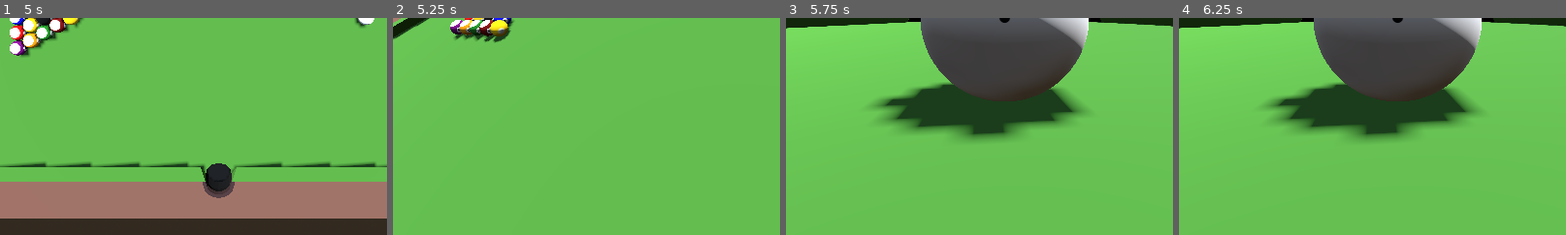
Above: before the commit, frames 1-4 (left to right).
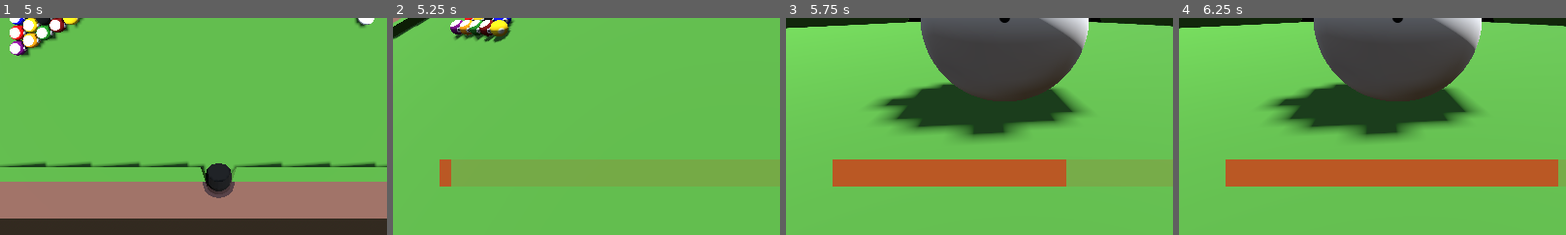
Above: after the commit, the same moments.

Repository: agrech4/Pool
Game: Godot game, scene res://Scenes/main.tscn
Two runs of this game, one before a commit and one after it. Both use one fixed random seed, a clock stepped at 60 frames per second and the inputs below.
Inputs (mouse positions are % of the whole screen's width and height, from its top left):
- Up to frame 1 (5 s): tap Enter at 0.5 s; move the mouse to (72, 45) at 0.52 s; tap S (camera_backward) at 0.6 s; tap R (reset) at 1.25, 2, 2.75, 3.5, 4.15, 4.25 s; move the mouse to (30, 55) at 1.27 s; tap Ctrl (camera_down) at 1.35 s; move the mouse to (60, 28) at 2.02 s; tap W (camera_forward) at 2.1 s; move the mouse to (45, 70) at 2.77 s; tap A (camera_left) at 2.85 s; move the mouse to (80, 65) at 3.52 s; tap D (camera_right) at 3.6 s; move the mouse to (20, 35) at 4.27 s; tap Tab (camera_switch) at 4.35 s; tap Escape (ui_cancel) at 4.9 s
- Up to frame 2 (5.25 s): move the mouse to (55, 50) at 5.02 s; tap Space (camera_up) at 5.1 s
- Up to frame 3 (5.75 s): no input
- Up to frame 4 (6.25 s): move the mouse to (35, 25) at 5.77 s; tap Up (camera_zoom_in) at 5.85 s
The pictures show only the part of the screen within x 22-72%, y 50-100%; the shares and areas given below are measured in that part.

Frame 1 is identical in both runs. In frame 2, 0.4% of the frame differs, in the area x 12-16%, y 65-78%; in frame 3, 7.6%; in frame 4, 11%, in the area x 12-98%, y 65-78%.

Commit message:
Added power meter for the shot Moved more game logic to the game manager

Diff:
--- /dev/null
+++ b/Resources/Shaders/power_bar.gdshader
@@ -0,0 +1,19 @@
+shader_type canvas_item;
+
+uniform float fill;
+
+void vertex() {
+	//
+}
+
+void fragment() {
+	if (UV.x >= fill) {
+		COLOR.a = 0.2;
+	}
+
+}
+
+//void light() {
+	// Called for every pixel for every light affecting the CanvasItem.
+	// Uncomment to replace the default light processing function with this one.
+//}
--- a/Scenes/camera.tscn
+++ b/Scenes/camera.tscn
@@ -8,7 +8,8 @@
 script = ExtResource("1_yhvq1")
 
 [node name="OverheadCam" type="Camera3D" parent="."]
-transform = Transform3D(1, 0, 0, 0, -4.37114e-08, 1, 0, -1, -4.37114e-08, 0, 5, 0)
+transform = Transform3D(1, 0, 0, 0, -4.37114e-08, 1, 0, -1, -4.37114e-08, 0, 12, 0)
+size = 15.0
 
 [node name="Target" type="Marker3D" parent="."]
 
--- a/Scenes/main.tscn
+++ b/Scenes/main.tscn
@@ -1,9 +1,14 @@
-[gd_scene load_steps=10 format=3 uid="uid://o2b51emoy8gl"]
+[gd_scene load_steps=12 format=3 uid="uid://o2b51emoy8gl"]
 
 [ext_resource type="PackedScene" uid="uid://do3vl4en578a0" path="res://Scenes/ball.tscn" id="2_8fsvv"]
 [ext_resource type="PackedScene" uid="uid://d32pdx5pi1r4g" path="res://Scenes/table.tscn" id="3_fy1fu"]
 [ext_resource type="Script" path="res://Scripts/game_manager.gd" id="3_uqwmy"]
 [ext_resource type="PackedScene" uid="uid://p6nj77pjt4lo" path="res://Scenes/camera.tscn" id="4_8x8pc"]
+[ext_resource type="Shader" path="res://Resources/Shaders/power_bar.gdshader" id="5_4r8es"]
+
+[sub_resource type="ShaderMaterial" id="ShaderMaterial_t1cy0"]
+shader = ExtResource("5_4r8es")
+shader_parameter/fill = 0.0
 
 [sub_resource type="ProceduralSkyMaterial" id="ProceduralSkyMaterial_uajrg"]
 
@@ -29,6 +34,25 @@
 ball_scene = ExtResource("2_8fsvv")
 table = NodePath("../Table")
 
+[node name="PowerBar" type="ColorRect" parent="GameManager"]
+visible = false
+material = SubResource("ShaderMaterial_t1cy0")
+anchors_preset = 7
+anchor_left = 0.5
+anchor_top = 1.0
+anchor_right = 0.5
+anchor_bottom = 1.0
+offset_left = -256.0
+offset_top = -112.0
+offset_right = 256.0
+offset_bottom = -72.0
+grow_horizontal = 2
+grow_vertical = 0
+color = Color(0.729412, 0.345098, 0.141176, 1)
+
+[node name="PowerTimer" type="Timer" parent="GameManager"]
+wait_time = 2.0
+
 [node name="WorldEnvironment" type="WorldEnvironment" parent="."]
 environment = SubResource("Environment_esiy3")
 
--- a/Scripts/ball.gd
+++ b/Scripts/ball.gd
@@ -86,9 +86,8 @@
 
 
 #calculates and applies all forces from a strike
-func strike(hit:Vector3,origin:Vector3,strength:float):
-	var pos_to_hit: Vector3 = hit - global_position
-	var dir_of_force: Vector3 = global_position - origin
+func strike(hit_loc:Vector3, dir_of_force:Vector3, strength:float):
+	var pos_to_hit: Vector3 = hit_loc - global_position
 	var angle_from_center = (-dir_of_force).angle_to(pos_to_hit)
 	var impulse:Vector3 = (dir_of_force).normalized() * strength * (cos(angle_from_center) + 1) / 2
 	var torque_impulse: Vector3 = pos_to_hit.cross(SPIN_COEFFICIENT * strength * dir_of_force)
--- a/Scripts/camera_control.gd
+++ b/Scripts/camera_control.gd
@@ -41,6 +41,7 @@
 @onready var trans_cam: Camera3D = $TransCam
 @onready var stable_cam: Camera3D = $StableCam
 @onready var trans_timer: Timer = $TransCam/TransTimer
+@onready var game_manager: Node = %GameManager
 
 
 # Called when the node enters the scene tree for the first time.
@@ -114,7 +115,6 @@
 
 
 func _input(event):
-
 	# Handles input for switching cameras
 	if event.is_action_pressed("camera_switch"):
 		if camera_state == CameraState.OVERHEAD:
@@ -124,19 +124,19 @@
 		elif camera_state == CameraState.WATCH_SHOT:
 			set_overhead()
 
-	if event.is_action_pressed("hit_ball"):
-		if camera_state == CameraState.AIM_DIR or camera_state == CameraState.OVERHEAD:
-			set_aim_strike()
-		elif camera_state == CameraState.AIM_STRIKE:
-			camera_target.strike(aim_decal.global_position,aim_cam.global_position,400)
-			set_watch_shot()
-		elif camera_state == CameraState.WATCH_SHOT:
-			set_overhead()
+	#if event.is_action_pressed("hit_ball"):
+		#if camera_state == CameraState.AIM_DIR or camera_state == CameraState.OVERHEAD:
+			#set_aim_strike()
+		#elif camera_state == CameraState.AIM_STRIKE:
+			#camera_target.strike(aim_decal.global_position,aim_cam.global_position,400)
+			#set_watch_shot()
+		#elif camera_state == CameraState.WATCH_SHOT:
+			#set_overhead()
 
 	if event.is_action_pressed("ui_cancel"):
-		if camera_state == CameraState.AIM_STRIKE:
-			set_aim_dir()
-		elif camera_state == CameraState.WATCH_SHOT:
+		#if camera_state == CameraState.AIM_STRIKE:
+			#set_aim_dir()
+		if camera_state == CameraState.WATCH_SHOT:
 			set_aim_dir()
 
 	if event.is_action_pressed("free_cam"):
@@ -183,8 +183,9 @@
 	next_state = CameraState.WATCH_SHOT
 	next_cam = stable_cam
 	stable_cam.global_position = cur_cam.global_position
-	stable_cam.position.y += 3
-	transition()
+	stable_cam.position.y += 10
+	transition()
+	#set_overhead()
 
 
 func set_free_cam():
@@ -196,6 +197,7 @@
 
 #transition between cameras
 func transition():
+	Input.set_mouse_mode(Input.MOUSE_MODE_VISIBLE)
 	camera_state = CameraState.TRANSITION
 	trans_start = cur_cam.global_transform
 	trans_end = next_cam.global_transform
@@ -214,3 +216,17 @@
 	target.position = camera_target.position
 	spinner_y.rotation.y = PI / 2
 	target_cam.position.z = DISTANCE_MIN
+
+
+func aim():
+	if camera_state == CameraState.AIM_DIR or camera_state == CameraState.OVERHEAD:
+		set_aim_strike()
+		return true
+	return false
+
+
+func shoot():
+	if camera_state == CameraState.AIM_STRIKE:
+		set_watch_shot()
+		return true
+	return false
--- a/Scripts/game_manager.gd
+++ b/Scripts/game_manager.gd
@@ -1,6 +1,7 @@
 extends Node
 
 const BALL_RAD: float = .285
+const STRENGTH_MULT: float = 400
 
 @export var ball_scene: PackedScene
 @export var rack_buffer: float = 0.005
@@ -9,12 +10,17 @@
 
 var balls: Array[PoolBall]
 
+var is_aiming: bool = false
+var power: float = 0.0
+
 @onready var rack_rad: float = BALL_RAD + rack_buffer
 @onready var row_sep: float = rack_rad * sqrt(3)
 
+@onready var pockets: Node = %Table/Pockets
+
 @onready var camera: Camera = %Camera
-
-@onready var pockets: Node = %Table/Pockets
+@onready var power_bar = $PowerBar
+@onready var power_timer = $PowerTimer
 
 @onready var head_spot: Vector3 = %Table/HeadSpot.position
 @onready var foot_spot: Vector3 = %Table/FootSpot.position
@@ -45,7 +51,10 @@
 
 # Called every frame. 'delta' is the elapsed time since the previous frame.
 func _process(_delta):
-	pass
+	if is_aiming:
+		var time_norm = power_timer.get_time_left() / power_timer.get_wait_time()
+		power = (-cos(2 * PI * time_norm) + 1) / 2
+		power_bar.material.set_shader_parameter("fill",power)
 
 
 func _input(event):
@@ -53,6 +62,21 @@
 		rack()
 		camera.reset_target_cam()
 		camera.set_overhead()
+
+	if event.is_action_pressed("hit_ball"):
+		if !is_aiming:
+			if camera.aim():
+				power_bar.visible = true
+				power_timer.start()
+				is_aiming = true
+			else:
+				print_debug("Camera State Mismatch")
+		else:
+			if camera.shoot():
+				power_bar.visible = false
+				power_timer.stop()
+				is_aiming = false
+				hit_ball()
 
 
 # Clears all balls in the scene, then racks a new set of balls
@@ -80,6 +104,14 @@
 		balls.append(ball)
 
 
+func hit_ball():
+	var hit_loc: Vector3 = camera.aim_decal.global_position
+	var hit_dir: Vector3 = camera.target.global_position - camera.aim_cam.global_position
+	var strength: float = power * STRENGTH_MULT
+	camera.camera_target.strike(hit_loc,hit_dir,strength)
+
+
+# Called when a ball enters a pocket
 func _on_body_entered(body):
 	if body is PoolBall:
 		if body.ball_value != 0:
--- a/project.godot
+++ b/project.godot
@@ -76,6 +76,7 @@
 hit_ball={
 "deadzone": 0.5,
 "events": [Object(InputEventKey,"resource_local_to_scene":false,"resource_name":"","device":-1,"window_id":0,"alt_pressed":false,"shift_pressed":false,"ctrl_pressed":false,"meta_pressed":false,"pressed":false,"keycode":0,"physical_keycode":32,"key_label":0,"unicode":32,"echo":false,"script":null)
+, Object(InputEventMouseButton,"resource_local_to_scene":false,"resource_name":"","device":-1,"window_id":0,"alt_pressed":false,"shift_pressed":false,"ctrl_pressed":false,"meta_pressed":false,"button_mask":1,"position":Vector2(159, 14),"global_position":Vector2(848, 368),"factor":1.0,"button_index":1,"canceled":false,"pressed":true,"double_click":false,"script":null)
 ]
 }
 camera_switch={
@@ -127,6 +128,7 @@
 
 common/physics_ticks_per_second=240
 3d/physics_engine="JoltPhysics3D"
+3d/default_gravity=9.8
 jolt_3d/continuous_cd/movement_threshold=25.0
 jolt_3d/solver/contact_speculative_distance=0.0
 jolt_3d/solver/contact_allowed_penetration=0.0
